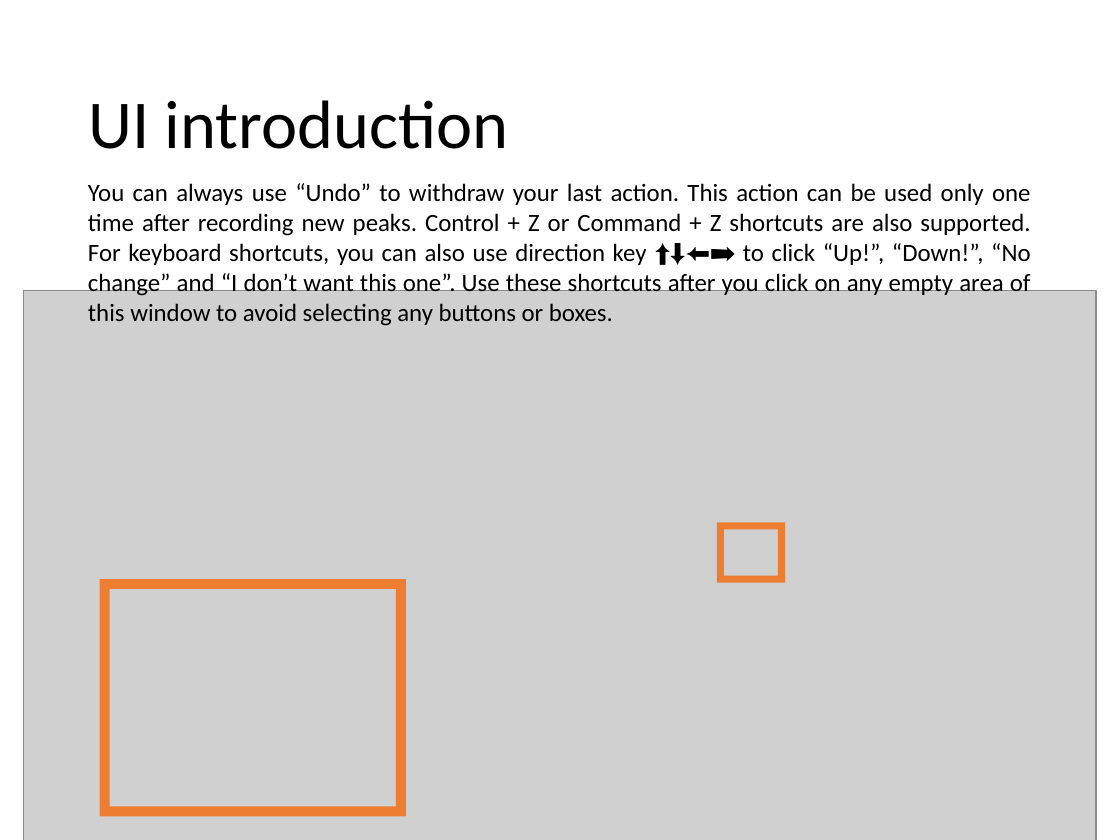
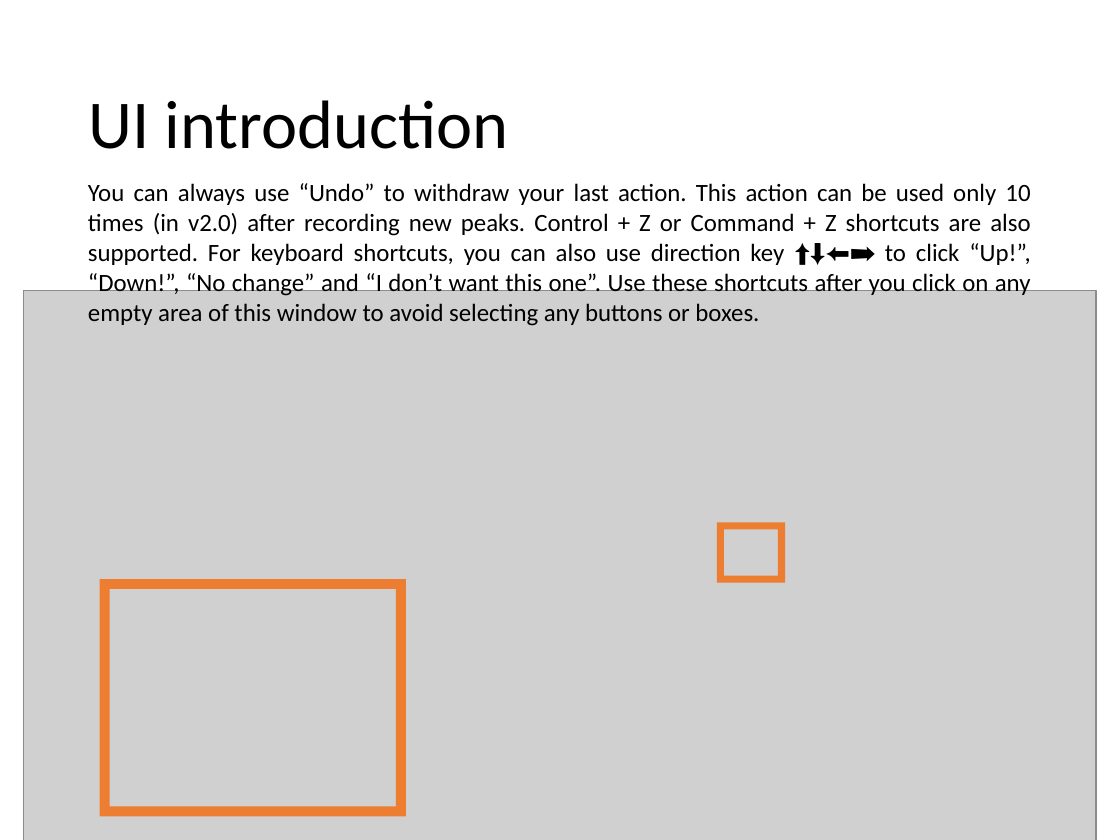
Before and after one commit to lzt66666/TDL-WMS-laser-calibration-helper, a slide deck: slide 13 of UserGuide4etalonCountingAPP.pptx. Drawn at 1120x840 pixels with LibreOffice and Linux fonts; fonts in the diff are those of the drawing; grey boxes stand for pictures. Boxes give left, top, right and bottom in pixels: in the first picture for what was removed or moved away, otherwise in the second. Text is boxed around its words. In the diff, an @@ line names an element or a change of style, - is before the commit and + after.

Commit message:
V2.0 (beta) with new features
This version introduces the resume feature and up to 10 times undo usage before labeling a new peak. The detailed info about new resume feature is in UserGuide4etalonCountingAPP.pptx.

```diff
--- a/UserGuide4etalonCountingAPP.pptx
+++ b/UserGuide4etalonCountingAPP.pptx
@@ text at [88, 183, 1031, 326]: text changed @@
-You can always use “Undo” to withdraw your last action. This action can be used only one time after recording new peaks. Control + Z or Command + Z shortcuts are also supported. For keyboard shortcuts, you can also use direction key ⬆️⬇️⬅️➡️ to click “Up!”, “Down!”, “No change” and “I don’t want this one”. Use these shortcuts after you click on any empty area of this window to avoid selecting any buttons or boxes.
+You can always use “Undo” to withdraw your last action. This action can be used only 10 times (in v2.0) after recording new peaks. Control + Z or Command + Z shortcuts are also supported. For keyboard shortcuts, you can also use direction key ⬆️⬇️⬅️➡️ to click “Up!”, “Down!”, “No change” and “I don’t want this one”. Use these shortcuts after you click on any empty area of this window to avoid selecting any buttons or boxes.
```
Also in this commit, not shown: 1 slide added, 1 other file.
